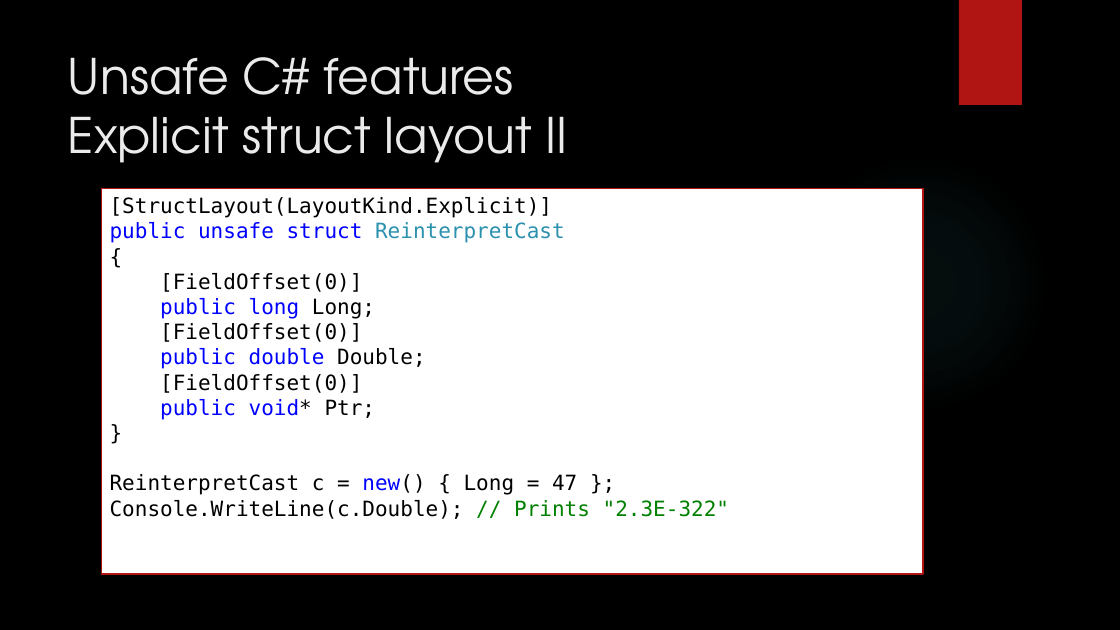
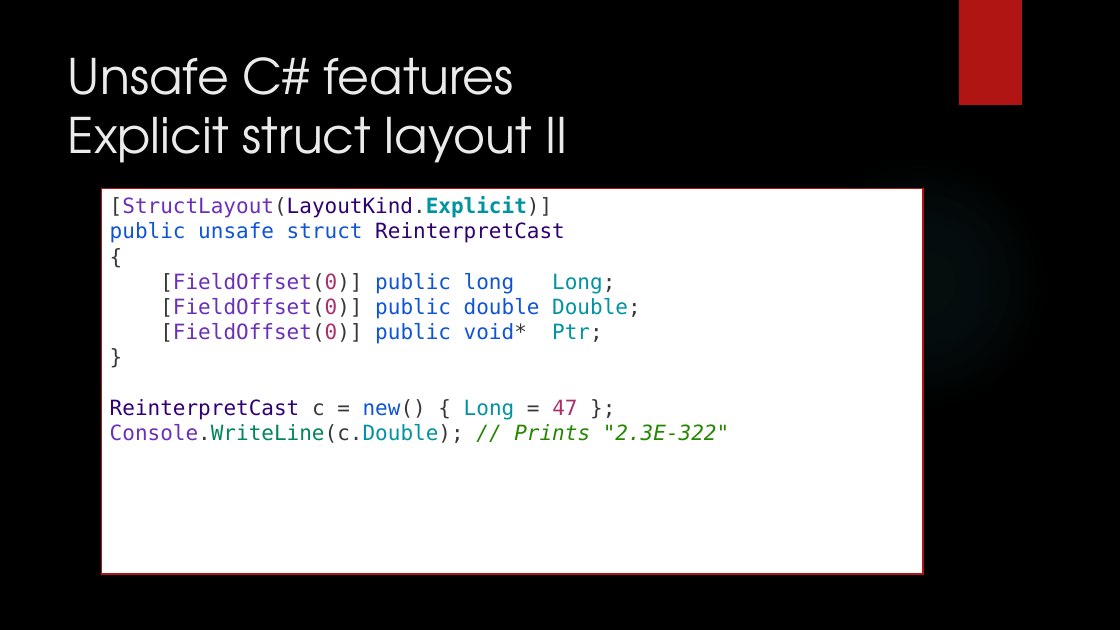
Before and after one commit to dennisdietrich/UnsafeCSharp, a slide deck: slide 16 of doc/Introduction to unsafe C#.pptx (slide 14 before the commit). Drawn at 1120x630 pixels with LibreOffice and Linux fonts; fonts in the diff are those of the drawing; background and template pictures are left out. Boxes give left, top, right and bottom in pixels: in the first picture for what was removed or moved away, otherwise in the second. Text is boxed around its words. In the diff, an @@ line names an element or a change of style, - is before the commit and + after.

```diff
--- a/doc/Introduction to unsafe C#.pptx
+++ b/doc/Introduction to unsafe C#.pptx
@@ text in rectangle at bbox=[110, 196, 729, 443]: text changed; text colour #000000 to #0F54D6 @@
-[StructLayout(LayoutKind.Explicit)]
-public unsafe struct ReinterpretCast
-{
-[FieldOffset(0)]
-public long Long;
-[FieldOffset(0)]
-public double Double;
-[FieldOffset(0)]
-public void* Ptr;
-}
-ReinterpretCast c = new() { Long = 47 };
-Console.WriteLine(c.Double); // Prints "2.3E-322"
+[StructLayout(LayoutKind.Explicit)]
+public unsafe struct ReinterpretCast
+{
+[FieldOffset(0)] public long Long;
+[FieldOffset(0)] public double Double;
+[FieldOffset(0)] public void* Ptr;
+}
+ReinterpretCast c = new() { Long = 47 };
+Console.WriteLine(c.Double); // Prints "2.3E-322"
```
Also in this commit, not shown: 21 other slides changed, 7 slides added, 6 other files.
